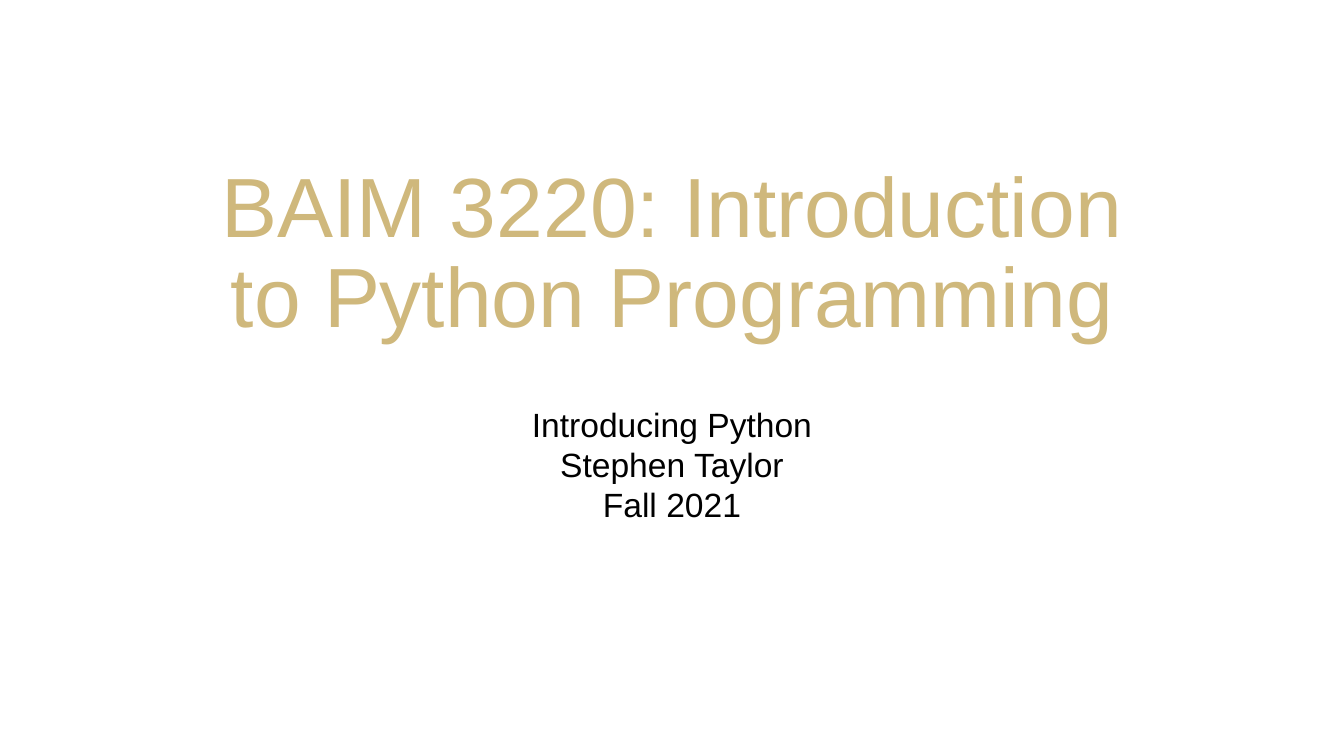
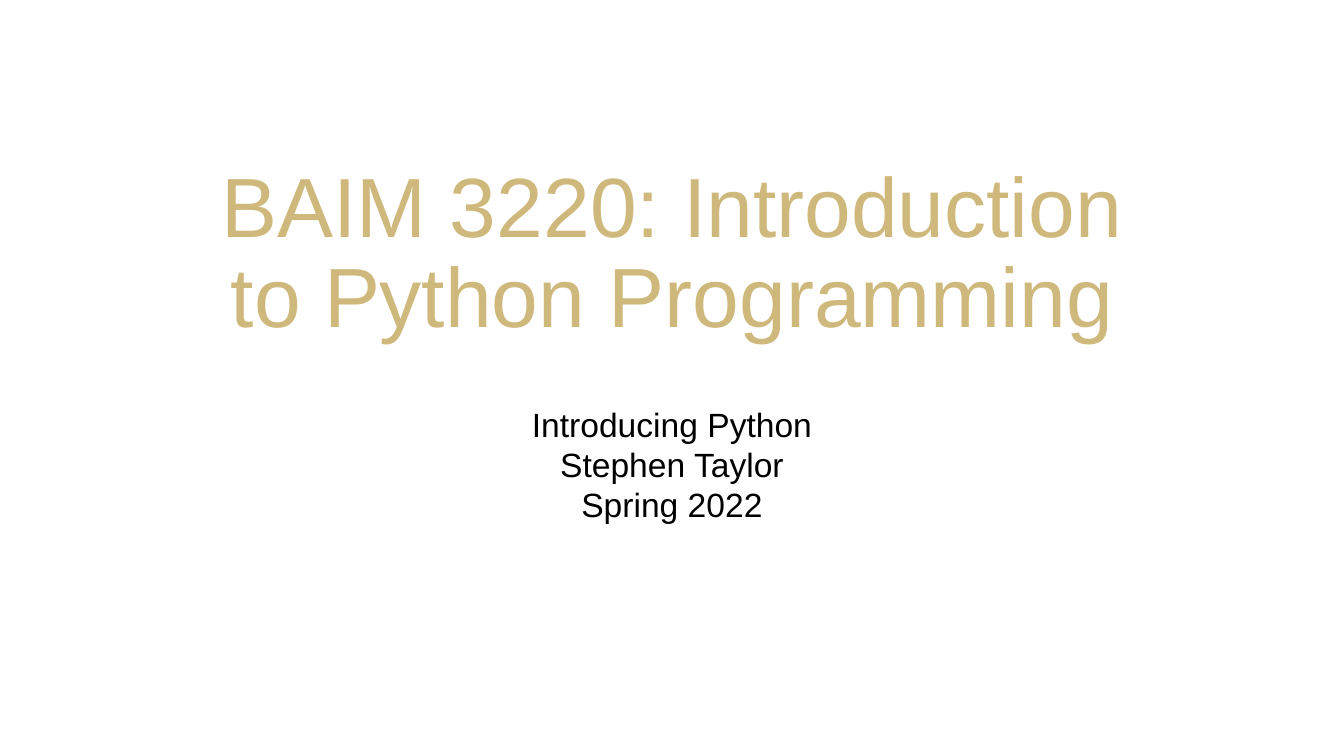
Before and after one commit to staylorx/cu-leeds-baim3220, a slide deck: slide 1 of Week 1/W1D1_ Intro to Python.pptx. Drawn at 1344x756 pixels with LibreOffice and Linux fonts; fonts in the diff are those of the drawing; background and template pictures are left out. Boxes give left, top, right and bottom in pixels: in the first picture for what was removed or moved away, otherwise in the second. Text is boxed around its words. In the diff, an @@ line names an element or a change of style, - is before the commit and + after.

```diff
--- a/Week 1/W1D1_ Intro to Python.pptx
+++ b/Week 1/W1D1_ Intro to Python.pptx
@@ subtitle at [581, 492, 763, 523]: text changed @@
-Fall 2021
+Spring 2022
```
Also in this commit, not shown: 1 other file.
